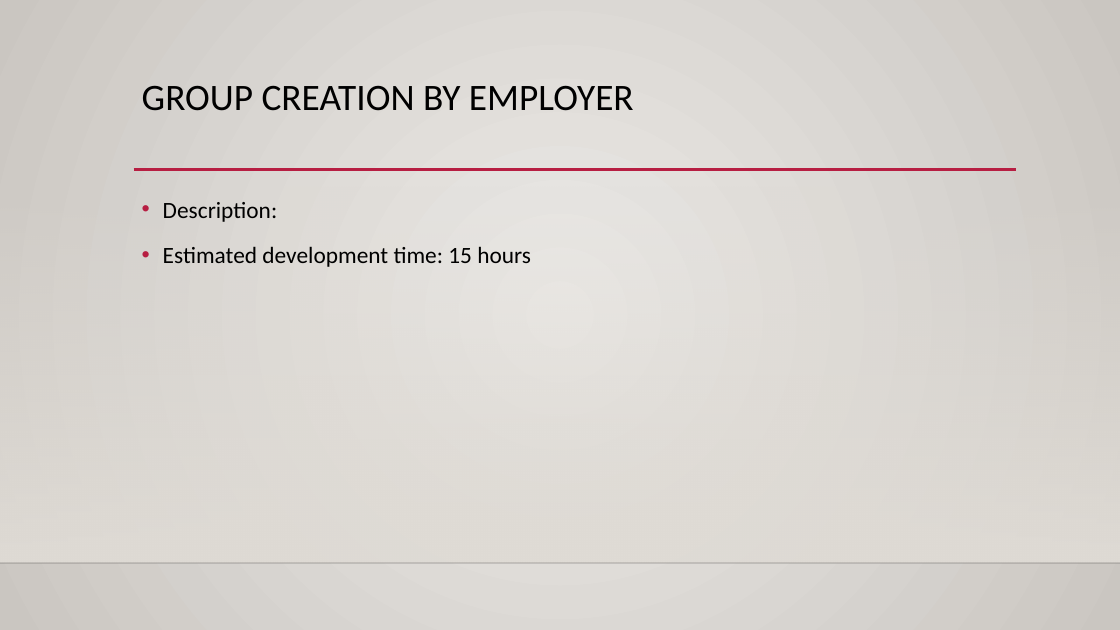
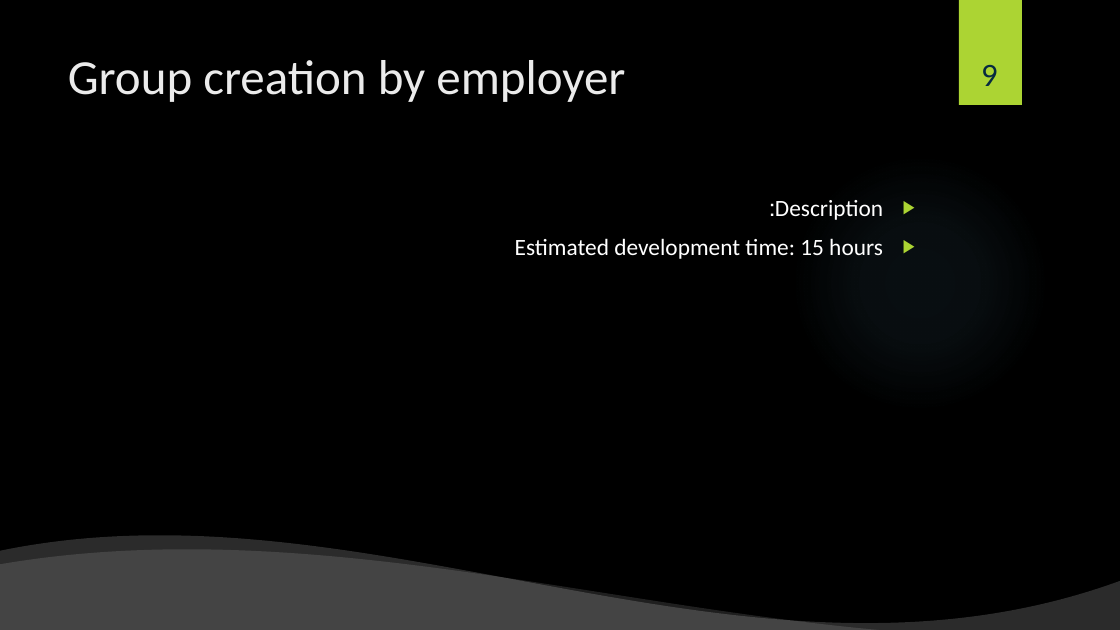
Before and after one commit to shiftlyapp/Shiftly, a slide deck: slide 9 of Backlog.pptx. Drawn at 1120x630 pixels with LibreOffice and Linux fonts; fonts in the diff are those of the drawing; background and template pictures are left out. Boxes give left, top, right and bottom in pixels: in the first picture for what was removed or moved away, otherwise in the second. Text is boxed around its words. In the diff, an @@ line names an element or a change of style, - is before the commit and + after.

```diff
--- a/Backlog.pptx
+++ b/Backlog.pptx
@@ background gradient #ECEAE7 to #CAC7C1 to picture (left out) @@
@@ rectangle added at [959, 0, 1022, 105], fill #ACD433 @@
@@ title at [68, 60, 625, 102]: text changed; size 32 to 42 pt; text colour #000000 to #EBEBEB @@
-GROUP CREATION BY EMPLOYER
+Group creation by employer
@@ page number added at [981, 65, 998, 86], 28 pt, text #072A40 @@
+9
@@ line removed from (134, 170) to (1017, 170) @@
@@ ellipse added at [791, 154, 1049, 413], fill gradient #7AC4F0 @@
@@ rectangle removed at [0, 186, 1120, 563] @@
@@ text "Description:": place and size @@
-text "Description:" at [163, 202, 531, 267]
+text "Description:" at [515, 200, 883, 259]
@@ text "Description:" at [515, 200, 883, 259]: text colour #000000 to #FFFFFF; alignment left to right; bullet • to ▶; line spacing 1.2 to 1; bullet colour #B71E42 to #ACD433 @@
@@ wave added at [0, 534, 1120, 630], fill #FFFFFF at 17% opacity @@
@@ line removed from (0, 563) to (1120, 563) @@
@@ wave added at [0, 548, 1120, 630], fill #FFFFFF at 12% opacity @@
```
Also in this commit, not shown: 24 other slides changed, 1 slide added, 2 slides removed.
